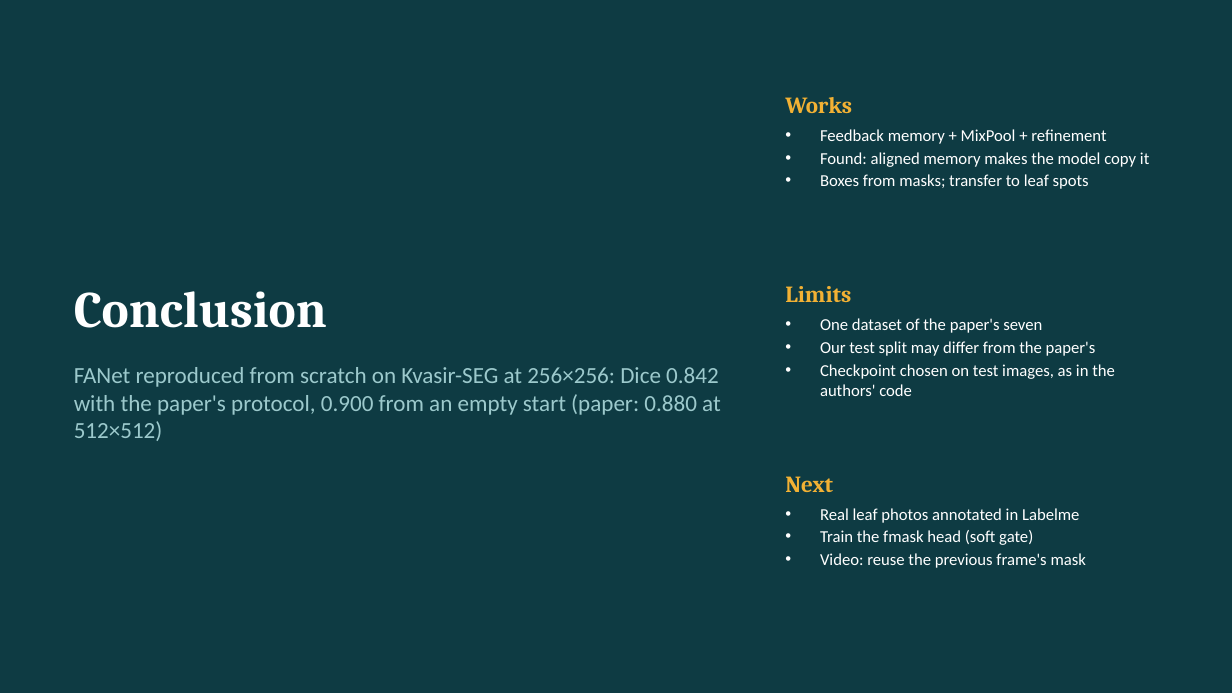
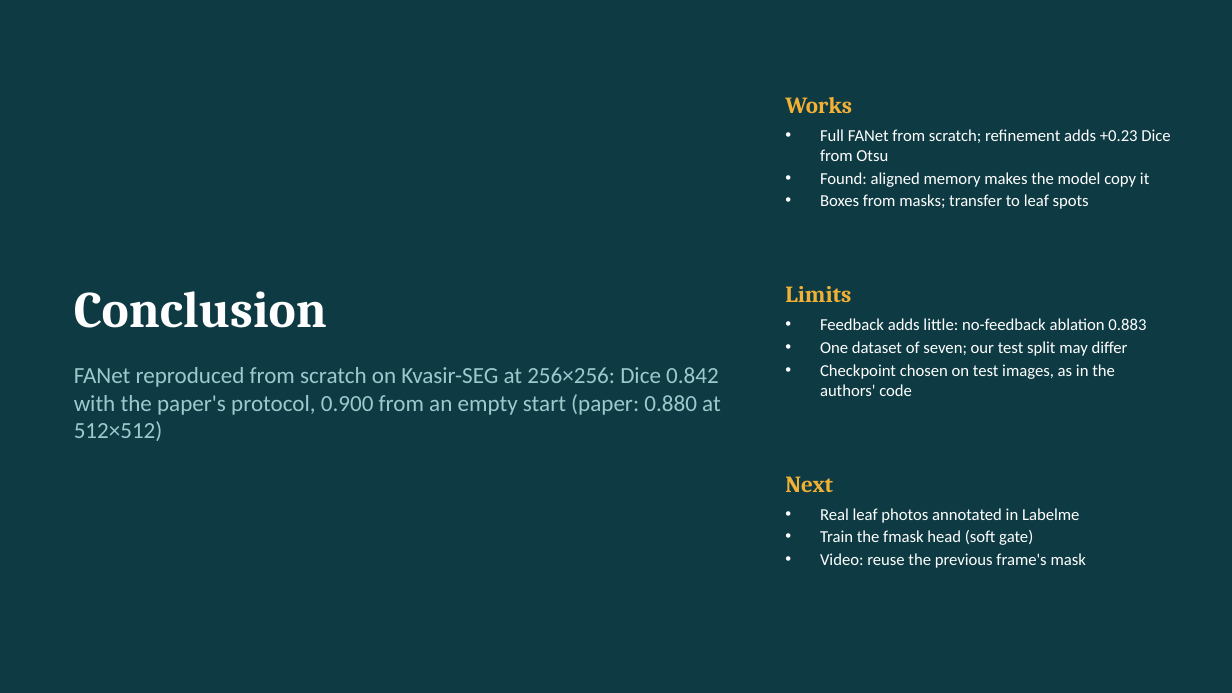
Before and after one commit to Chaitanya-666/DLproject, a slide deck: slide 14 of presentation/FANet_ChaitanyaShinde_231070066.pptx. Drawn at 1232x693 pixels with LibreOffice and Linux fonts; fonts in the diff are those of the drawing. Boxes give left, top, right and bottom in pixels: in the first picture for what was removed or moved away, otherwise in the second. Text is boxed around its words. In the diff, an @@ line names an element or a change of style, - is before the commit and + after.

Commit message:
Deck: ablation row and takeaway on the results slide, honest limits on the conclusion slide

```diff
--- a/presentation/FANet_ChaitanyaShinde_231070066.pptx
+++ b/presentation/FANet_ChaitanyaShinde_231070066.pptx
@@ text at bbox=[820, 129, 1170, 161]: text changed @@
-• Feedback memory + MixPool + refinement
+• Full FANet from scratch; refinement adds +0.23 Dice from Otsu
@@ text at bbox=[820, 318, 1146, 356]: text changed @@
-• One dataset of the paper's seven
-• Our test split may differ from the paper's
+• Feedback adds little: no-feedback ablation 0.883
+• One dataset of seven; our test split may differ
```
Also in this commit, not shown: 2 other slides changed, 1 other file.
